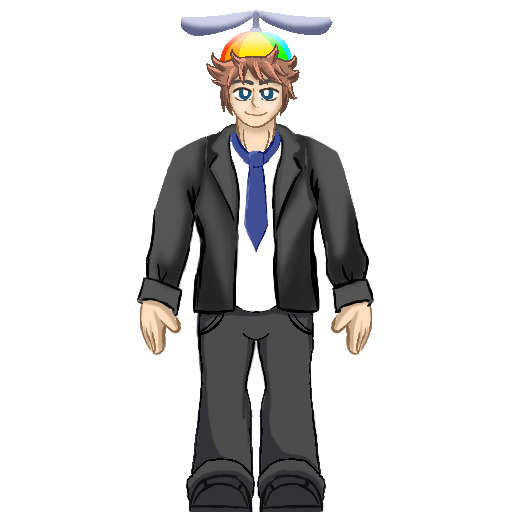
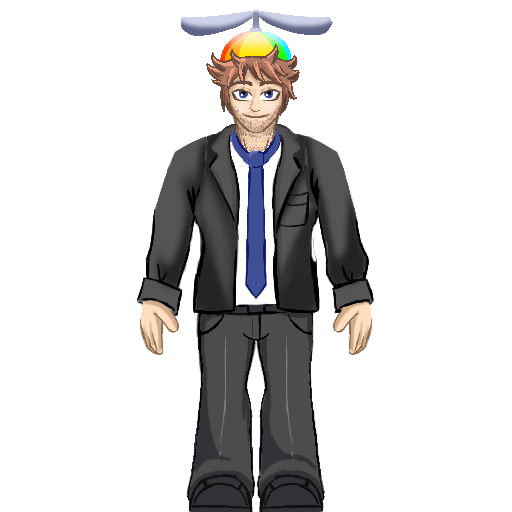
Revision of a layered 512px x 512px image; what changed, layer by layer:
painted on "BLAZER_LINEWORK" over [195, 186, 317, 309]
painted on "Layer 42" over [236, 172, 280, 312]
added layer "Layer 44" in group "TORSO_PANTS" over [218, 320, 294, 470]
painted on "PANTS_LINEWORK" over [186, 302, 326, 494]
painted on "PANTS_SHADOW" over [235, 303, 278, 312]
painted on "PANTS_BASE" over [186, 469, 326, 493]
painted on "Layer 26" over [141, 303, 371, 307]
painted on "Layer 37" over [140, 303, 373, 355]
painted on "Layer 36" over [158, 304, 354, 354]
painted on "TIE_LIGHJT_LINEWORK" over [243, 175, 257, 256]
painted on "TIE_DARK_LINEWORK" over [244, 167, 269, 299]
painted on "TIE_BASE" over [245, 167, 268, 299]
added layer "Layer 43" (40%) in group "FACE" over [230, 100, 282, 138]
painted on "FACE_LINEWORK" over [244, 88, 268, 117]
painted on "FACE_EYEBROWS" over [230, 79, 282, 88]
painted on "FACE_EYELASHES" over [231, 86, 281, 102]
painted on "FACE_EYE_COLOR" over [239, 88, 274, 100]
painted on "FACE_EYES" over [232, 88, 280, 101]
painted on "SKIN_LINEWORK" over [230, 93, 282, 141]
painted on "Layer 35" over [230, 98, 282, 152]
painted on "SKIN_SHADOW" over [245, 92, 260, 115]
painted on "SKIN_BASE" over [234, 111, 279, 122]
